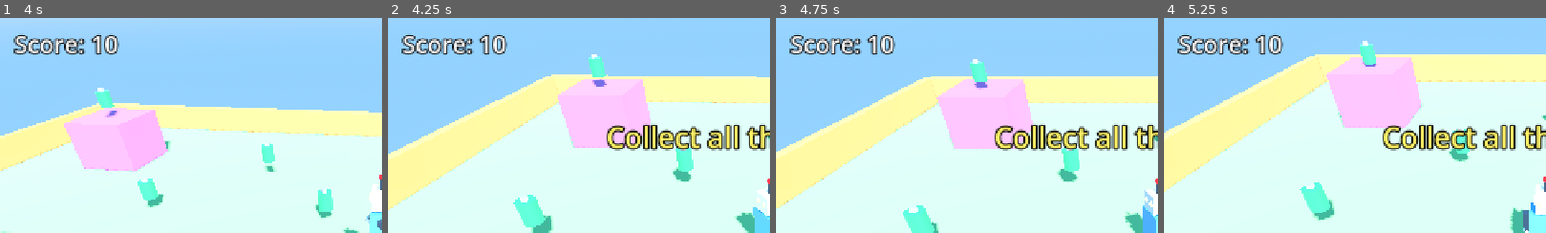
Above: before the commit, frames 1-4 (left to right).
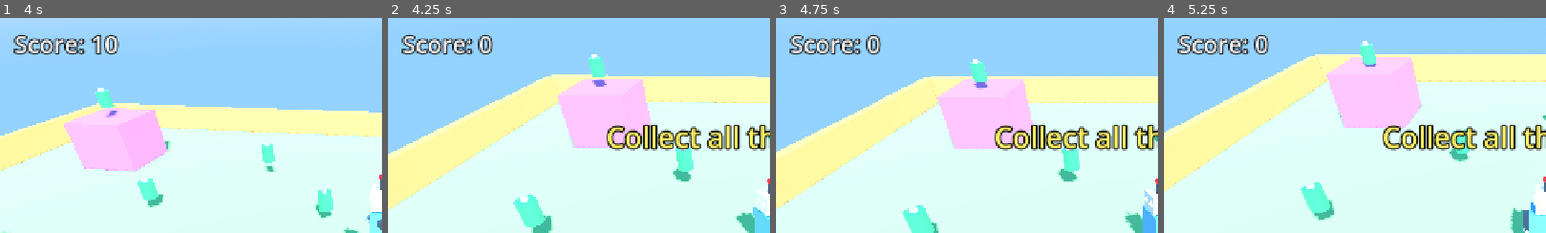
Above: after the commit, the same moments.

Repository: thorrism/mavericks-playground
Game: Godot game, scene res://scenes/main.tscn
Two runs of this game, one before a commit and one after it. Both use one fixed random seed, a clock stepped at 60 frames per second and the inputs below.
Inputs (mouse positions are % of the whole screen's width and height, from its top left):
- Up to frame 1 (4 s): move the mouse to (72, 45) at 0.52 s; hold D (move_right) 0.53-1.25 s; click (72, 45) at 0.67 s; tap Space (jump) at 0.77, 3.77 s; drag from (30, 55) to (45, 70) at 1.27 s; move the mouse to (60, 28) at 2.02 s; hold D (move_right) 2.03-2.75 s; drag from (45, 70) to (20, 35) at 2.77 s; move the mouse to (80, 65) at 3.52 s; hold A (move_left) from 3.53 s (still down)
- Up to frame 2 (4.25 s): keep holding A (move_left); tap R (restart) at 4.15 s
- Up to frame 3 (4.75 s): release A (move_left) at 4.25 s; drag from (20, 35) to (35, 25) at 4.27 s
- Up to frame 4 (5.25 s): move the mouse to (55, 50) at 5.02 s; hold S (move_back) from 5.03 s (still down); click (55, 50) at 5.17 s
The pictures show only the part of the screen within x 0-50%, y 0-50%; the shares and areas given below are measured in that part.

Frame 1 is identical in both runs. In frame 2, 0.6% of the frame differs, in the area x 23-32%, y 8-17%; in frame 3, 0.6%; in frame 4, 0.6%.

Commit message:
Fix HUD showing stale score after R restart; add smoke-test check
Co-Authored-By: Devin AI <158243242+devin-ai-integration[bot]@users.noreply.github.com>

Diff:
--- a/scripts/game.gd
+++ b/scripts/game.gd
@@ -13,6 +13,8 @@
 func reset_level(battery_count: int) -> void:
 	total_batteries = battery_count
 	collected = 0
+	score = 0
+	score_changed.emit(score)
 
 
 func add_score(points: int) -> void:
--- a/scripts/main.gd
+++ b/scripts/main.gd
@@ -25,7 +25,6 @@
 
 
 func _ready() -> void:
-	Game.score = 0
 	Game.reset_level(BATTERY_SPOTS.size())
 	for i in BATTERY_SPOTS.size():
 		var battery := BATTERY_SCENE.instantiate()
--- a/tests/smoke_test.gd
+++ b/tests/smoke_test.gd
@@ -59,6 +59,15 @@
 	Input.action_release("move_right")
 	_check(robot.global_position.x > before.x + 0.5, "robot moves right when D is held")
 
+	# restart (R) must reset the score and the HUD text
+	main.queue_free()
+	await process_frame
+	main = load("res://scenes/main.tscn").instantiate()
+	root.add_child(main)
+	await process_frame
+	var label: Label = main.get_node("HUD/ScoreLabel")
+	_check(game.score == 0 and label.text == "Score: 0", "restart resets score + HUD (%s)" % label.text)
+
 	if _failures == 0:
 		print("ALL CHECKS PASSED")
 		quit(0)
